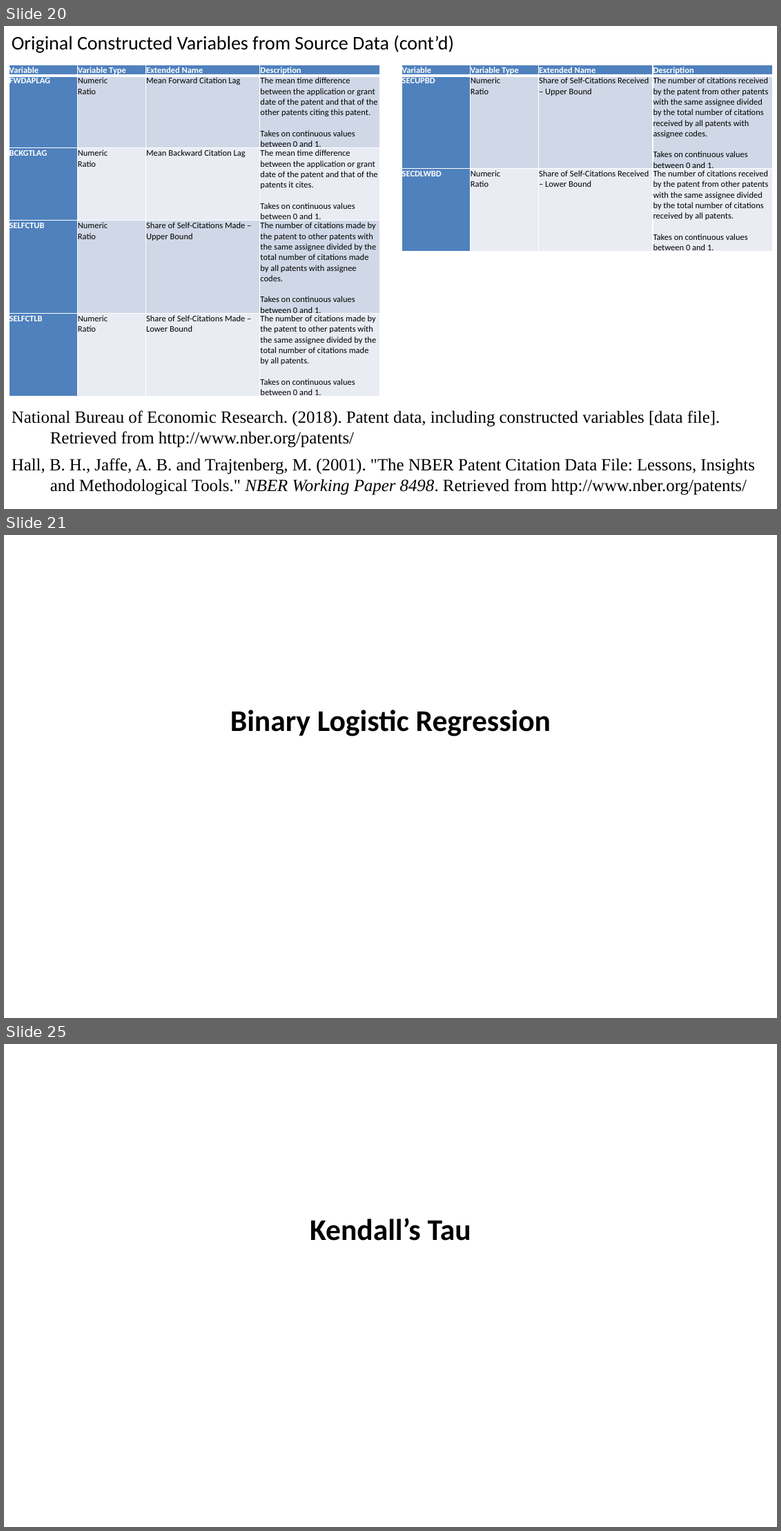
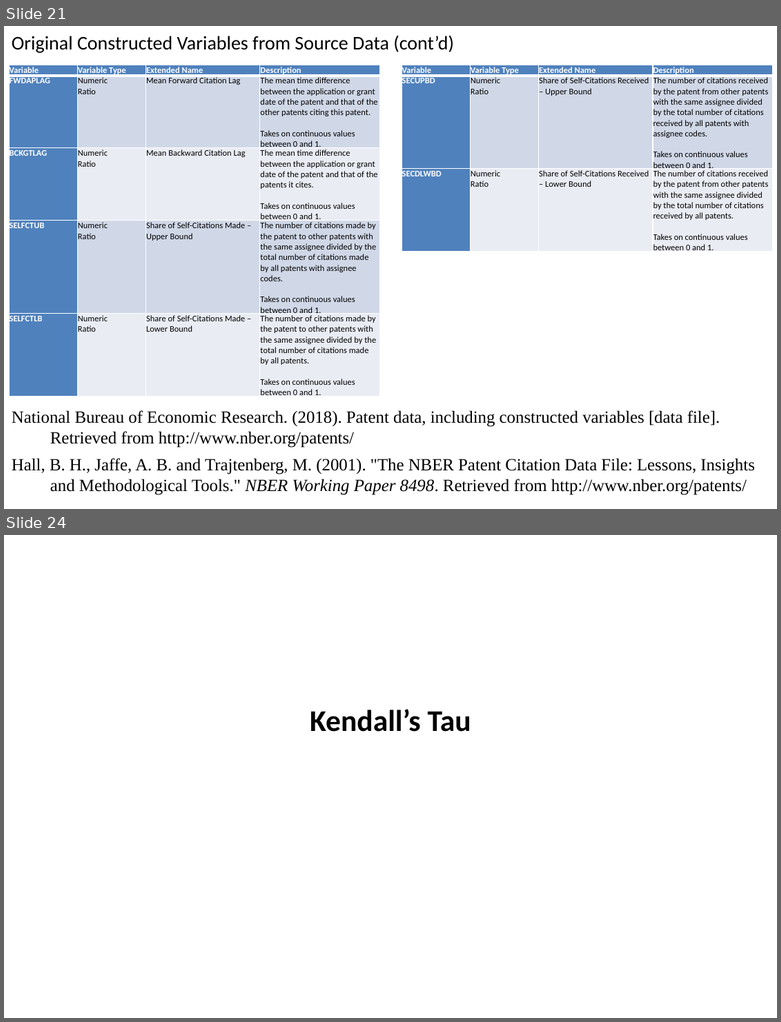
Before and after one commit to SLU-Courses-Townes/SOC5600, a slide deck: FinalProject/Presentation/Townes_SOC5600_FinalProject_Presentation.pptx. Shown one above the other, each under a label of ours: slides 20, 21 and 25 before the commit, slides 21 and 24 after it; the slides between them are not shown. The pictures are 781x1531 and 781x1022 pixels, drawn with LibreOffice and Linux fonts; fonts in the diff are those of the drawing. Boxes give left, top, right and bottom in pixels: in the first picture for what was removed or moved away, otherwise in the second. Text is boxed around its words. In the diff, an @@ line names an element or a change of style, - is before the commit and + after.

Commit message:
Regression analysis section of presentation

```diff
--- a/FinalProject/Presentation/Townes_SOC5600_FinalProject_Presentation.pptx
+++ b/FinalProject/Presentation/Townes_SOC5600_FinalProject_Presentation.pptx
@@ slide 21 removed at box(4, 535, 777, 1018), background #FFFFFF @@
@@ text removed at box(230, 710, 550, 736) @@
-Binary Logistic Regression
@@ what was slide 20 is now slide 21 @@
@@ what was slide 25 is now slide 24 @@
```
Also in this commit, not shown: 2 slides changed, 3 slides added, 3 other slides removed.
